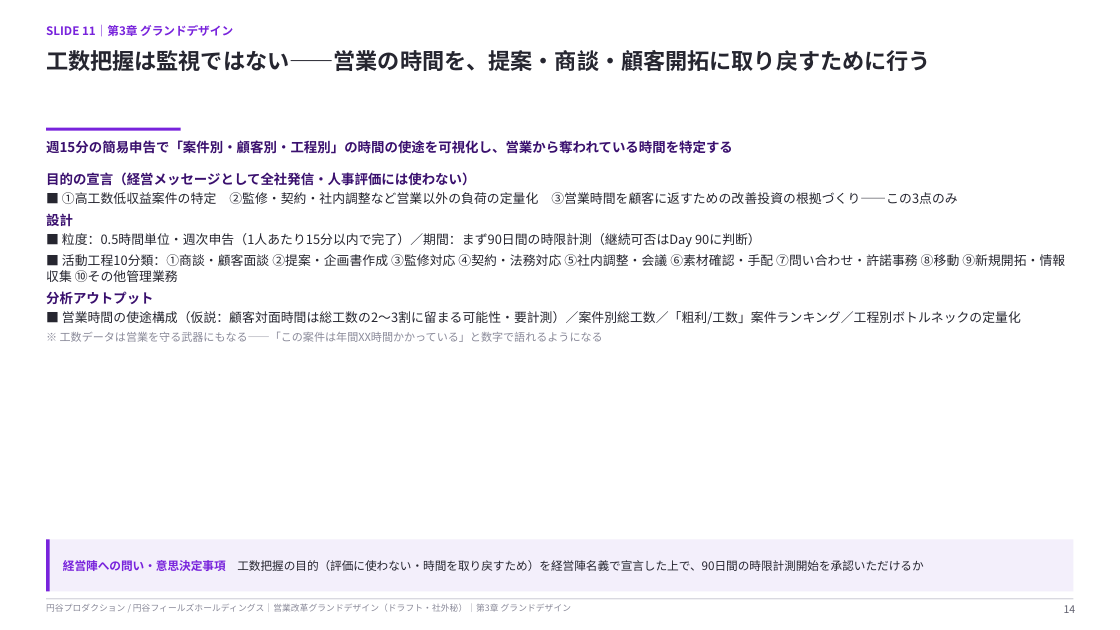
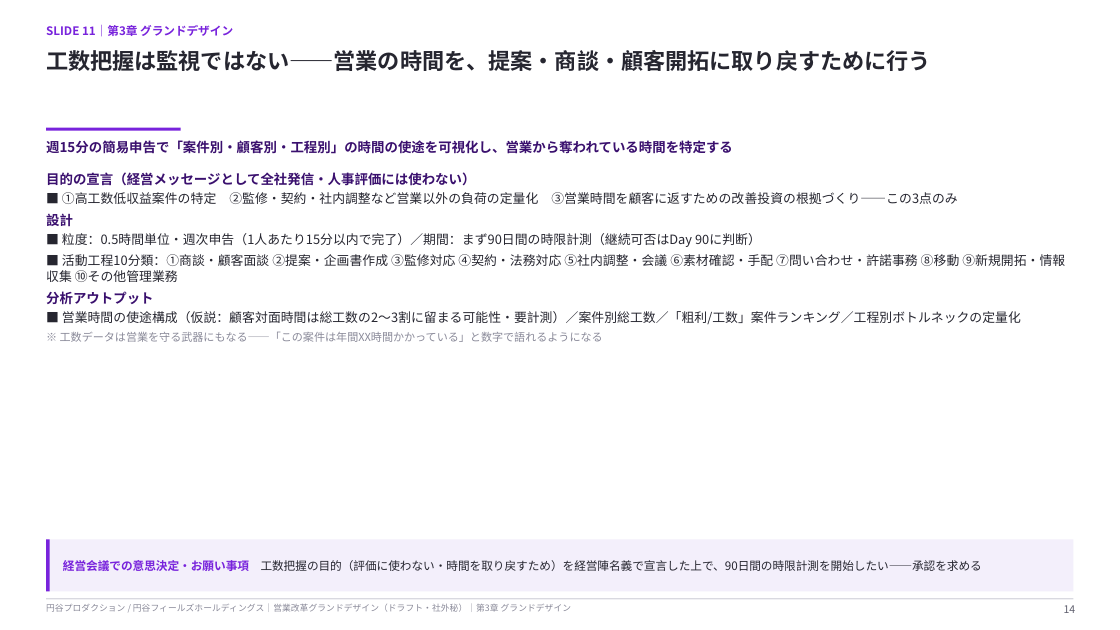
Before and after one commit to hayatoshintani-spe/kessho-lens, a slide deck: slide 14 of docs/営業改革グランドデザイン_円谷.pptx. Drawn at 1120x630 pixels with LibreOffice and Linux fonts; fonts in the diff are those of the drawing. Boxes give left, top, right and bottom in pixels: in the first picture for what was removed or moved away, otherwise in the second. Text is boxed around its words. In the diff, an @@ line names an element or a change of style, - is before the commit and + after.

```diff
--- a/docs/営業改革グランドデザイン_円谷.pptx
+++ b/docs/営業改革グランドデザイン_円谷.pptx
@@ text at box(63, 560, 982, 571): text changed @@
-経営陣への問い・意思決定事項 工数把握の目的（評価に使わない・時間を取り戻すため）を経営陣名義で宣言した上で、90日間の時限計測開始を承認いただけるか
+経営会議での意思決定・お願い事項 工数把握の目的（評価に使わない・時間を取り戻すため）を経営陣名義で宣言した上で、90日間の時限計測を開始したい——承認を求める
```
Also in this commit, not shown: 26 other slides changed, 1 other file.
